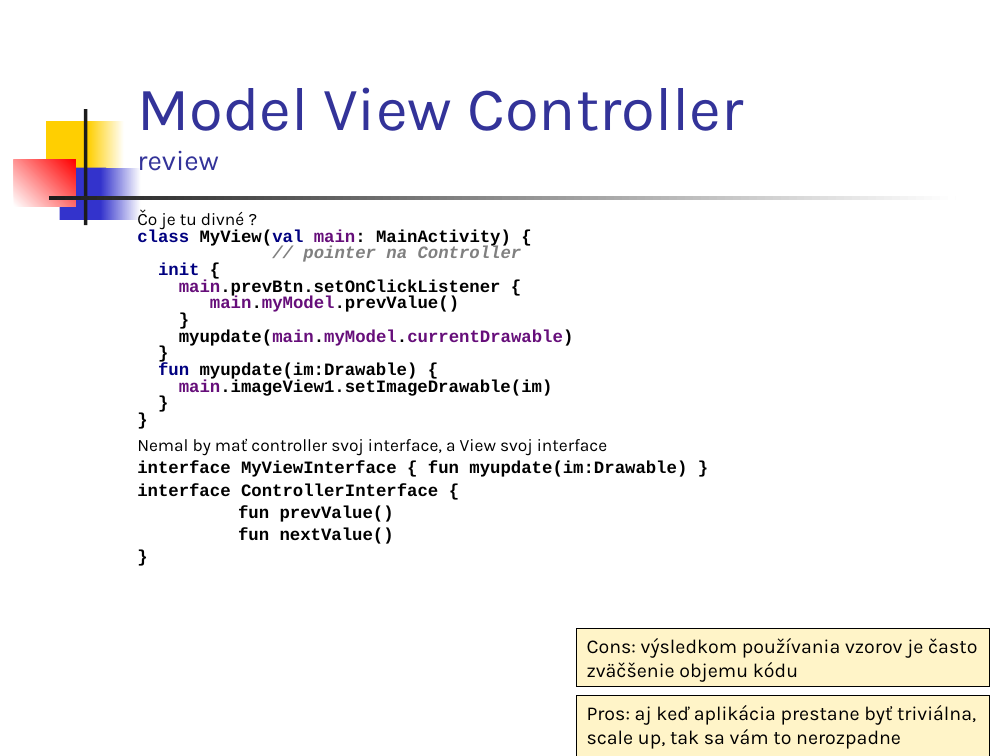
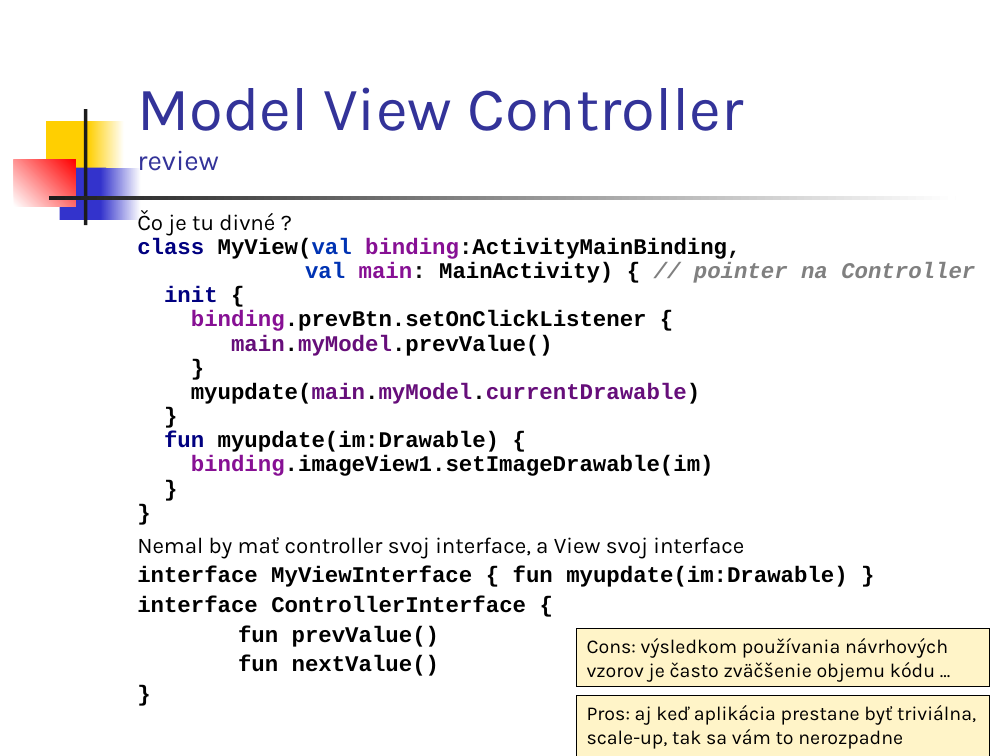
Before and after one commit to vmandro/Prednasky, a slide deck: slide 9 of 07/07_Android.ppt. Drawn at 1008x756 pixels with LibreOffice and Linux fonts; fonts in the diff are those of the drawing. Boxes give left, top, right and bottom in pixels: in the first picture for what was removed or moved away, otherwise in the second. Text is boxed around its words. In the diff, an @@ line names an element or a change of style, - is before the commit and + after.

```diff
--- a/07/07_Android.ppt
+++ b/07/07_Android.ppt
@@ text at [137, 238, 975, 476]: text changed; size 12.4 to 16 pt @@
-class MyView(val main: MainActivity) {
-// pointer na Controller
-init {
-main.prevBtn.setOnClickListener {
-main.myModel.prevValue()
-}
-myupdate(main.myModel.currentDrawable)
-}
-fun myupdate(im:Drawable) {
-main.imageView1.setImageDrawable(im)
-}
-}
+class MyView(val binding:ActivityMainBinding,
+val main: MainActivity) { // pointer na Controller
+init {
+binding.prevBtn.setOnClickListener {
+main.myModel.prevValue()
+}
+myupdate(main.myModel.currentDrawable)
+}
+fun myupdate(im:Drawable) {
+binding.imageView1.setImageDrawable(im)
+}
+}
@@ text at [137, 210, 847, 676]: size 12.4 to 16 pt in "Čo je tu divné ?", "Nemal by mať controller svoj interface, a ...", "interface MyViewInterface { fun myupdate(im:Drawable) }", "interface ControllerInterface {" and 3 more places; line spacing 0.8 to 0.9 @@
@@ text in rectangle at [587, 638, 948, 682]: text changed @@
-Cons: výsledkom používania vzorov je často zväčšenie objemu kódu
+Cons: výsledkom používania návrhových vzorov je často zväčšenie objemu kódu ...
@@ text in rectangle at [587, 705, 976, 749]: text changed @@
-Pros: aj keď aplikácia prestane byť triviálna, scale up, tak sa vám to nerozpadne
+Pros: aj keď aplikácia prestane byť triviálna, scale-up, tak sa vám to nerozpadne
```
Also in this commit, not shown: 20 other slides changed, 1 other file.
